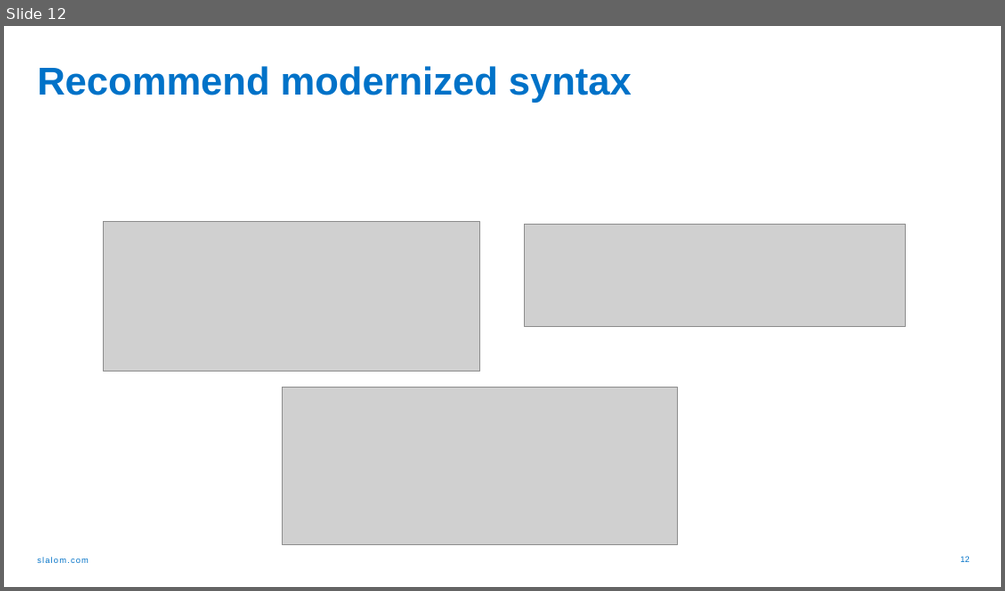
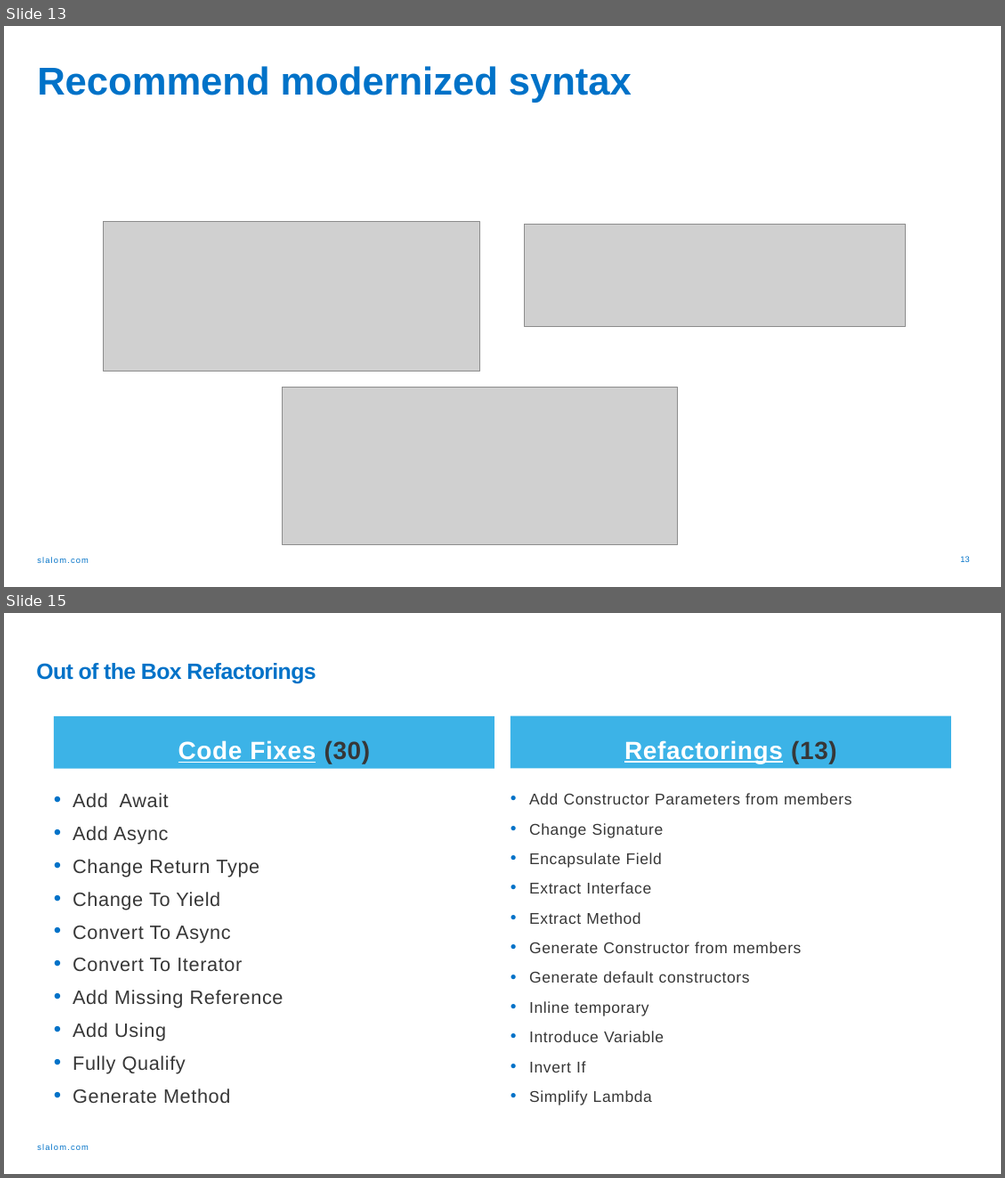
Before and after one commit to jwooley/RoslynLabs, a slide deck: RoslynStaticAnalyzerWorkshop.pptx. Shown one above the other, each under a label of ours: slide 12 before the commit, slides 13 and 15 after it; the slides between them are not shown. The pictures are 1005x591 and 1005x1178 pixels, drawn with LibreOffice and Linux fonts; fonts in the diff are those of the drawing; grey boxes stand for pictures. Boxes give left, top, right and bottom in pixels: in the first picture for what was removed or moved away, otherwise in the second. Text is boxed around its words. In the diff, an @@ line names an element or a change of style, - is before the commit and + after.

```diff
--- a/RoslynStaticAnalyzerWorkshop.pptx
+++ b/RoslynStaticAnalyzerWorkshop.pptx
@@ slide 15 added at bbox=[4, 613, 1001, 1174], background #FFFFFF; not listed: 1 template element that a slide beside it also shows @@
@@ title added at bbox=[36, 663, 316, 684], 21.3 pt, text #0072C8, bold @@
+Out of the Box Refactorings
@@ text added at bbox=[54, 716, 494, 769], fill #3CB3E7, 24 pt, text #FFFFFF, bold, underline @@
+Code Fixes (30)
@@ text added at bbox=[510, 716, 951, 769], fill #3CB3E7, 24 pt, text #FFFFFF, bold, underline @@
+Refactorings (13)
@@ text added at bbox=[73, 793, 283, 1103], 18.6 pt, text #373737 @@
+• Add Await
+• Add Async
+• Change Return Type
+• Change To Yield
+• Convert To Async
+• Convert To Iterator
+• Add Missing Reference
+• Add Using
+• Fully Qualify
+• Generate Method
@@ text added at bbox=[529, 793, 852, 1105], 15 pt, text #373737 @@
+• Add Constructor Parameters from members
+• Change Signature
+• Encapsulate Field
+• Extract Interface
+• Extract Method
+• Generate Constructor from members
+• Generate default constructors
+• Inline temporary
+• Introduce Variable
+• Invert If
+• Simplify Lambda
@@ what was slide 12 is now slide 13 @@
```
Also in this commit, not shown: 11 slides changed, 12 other slides added, 1 other file.
